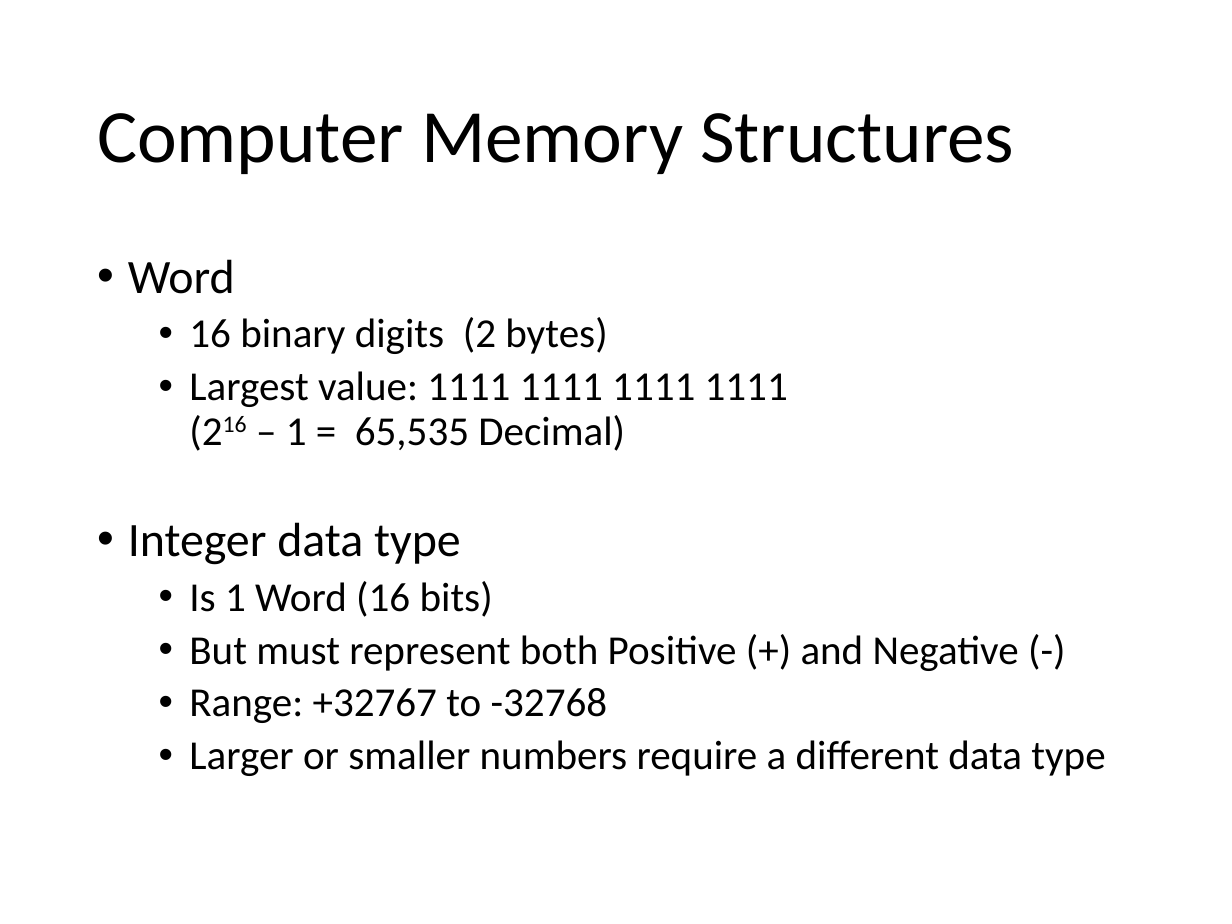
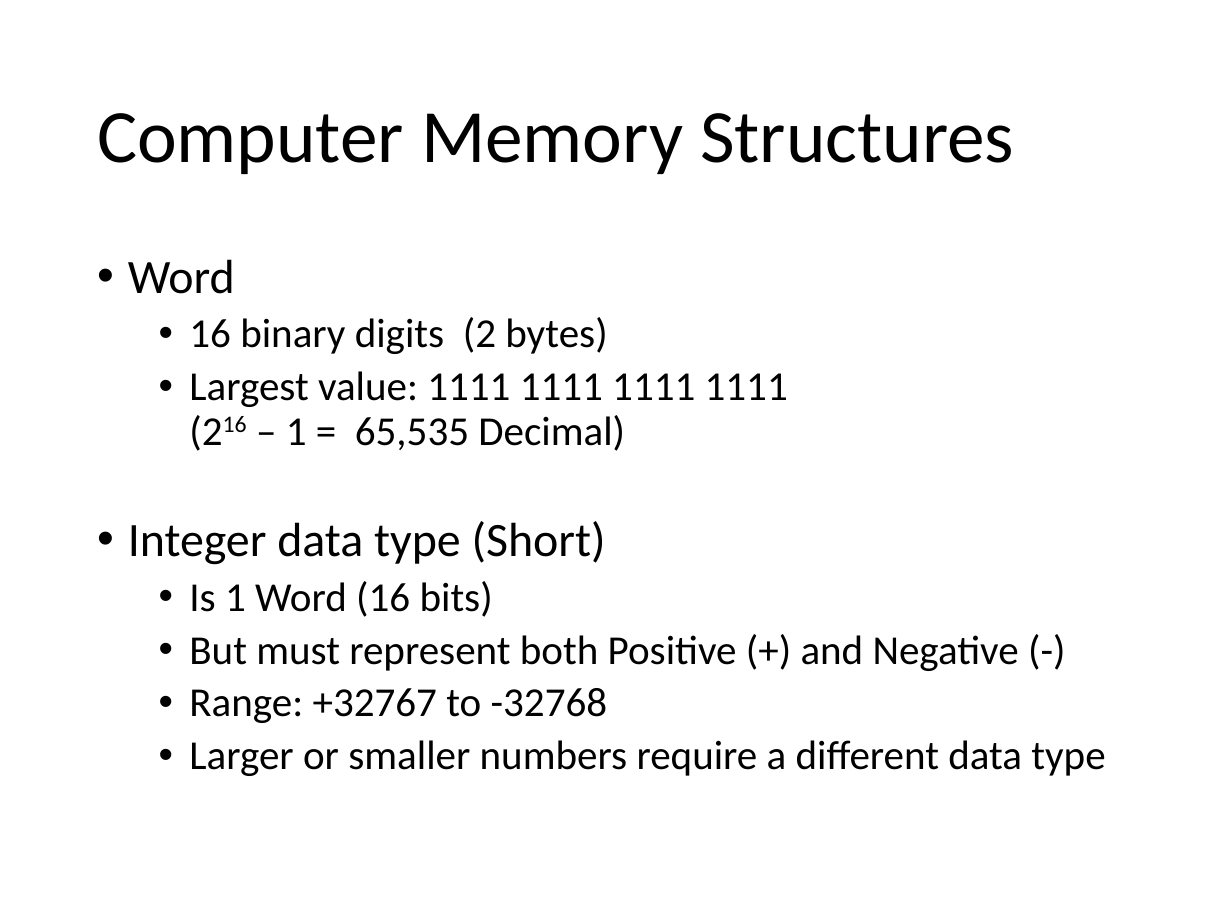
Before and after one commit to Greg5519/Old3C, a slide deck: slide 14 of Topic A Computer Concepts/BinaryNumbers.pptx (slide 12 before the commit). Drawn at 1232x924 pixels with LibreOffice and Linux fonts; fonts in the diff are those of the drawing. Boxes give left, top, right and bottom in pixels: in the first picture for what was removed or moved away, otherwise in the second. Text is boxed around its words. In the diff, an @@ line names an element or a change of style, - is before the commit and + after.

```diff
--- a/Topic A Computer Concepts/BinaryNumbers.pptx
+++ b/Topic A Computer Concepts/BinaryNumbers.pptx
@@ text at bbox=[128, 521, 606, 565]: text changed @@
-• Integer data type
+• Integer data type (Short)
```
Also in this commit, not shown: 3 other slides changed, 5 slides added, 2 slides removed, 2 other files.
